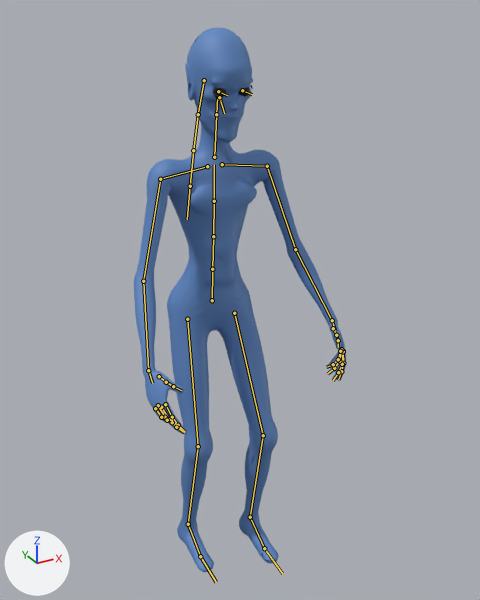
Before and after pictures for a commit that changed the glTF model characters/summer_faerie/model/summer_faerie.glb.
The view is the same before and after, from a 50 mm lens placed at (-0.901, -1.784, 1.91), pointed at (0.032, -0.087, 1.061). Every picture has the same lights, and +X, +Y and +Z are marked at lower left. The picture after the commit comes second. Both versions are drawn at frame 81 of the action 'idle'; the numbers are the values there. The bones that change, and the others that lie on the model, are drawn over the model as lines.

The first picture shows 'Body', 'Body_LOD1' and 1 more.
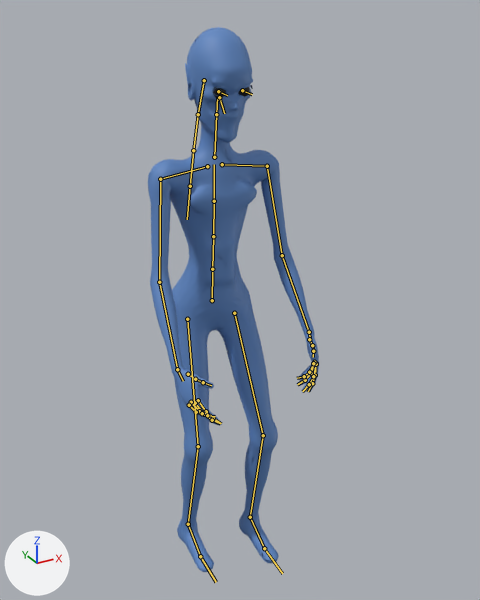
Boxes (x1, y1, x2, y2) around the edits, measured in the pictures (480 x 600 px):
'Body', posed (19% narrower)
    before: (134, 27, 346, 572)
    after: (148, 27, 319, 572)
'Body_LOD1', posed (20% narrower)
    before: (134, 28, 346, 572)
    after: (149, 28, 319, 572)
bone 'LeftUpperArm', root to tip
    before: (267, 166) to (295, 249)
    after: (267, 166) to (282, 255)
bone 'RightUpperArm', root to tip
    before: (160, 179) to (143, 281)
    after: (160, 179) to (159, 282)

The change, as a list of edits to the scene's bpy script:
```text
Change bone_leftupperarm:
    where bone_leftupperarm = bpy.data.objects['Armature'].pose.bones['LeftUpperArm']  # child of 'LeftShoulder'
    bone_leftupperarm.rotation_quaternion: (0.831, -0.55, -0.048, -0.069) -> (0.78, -0.621, -0.051, -0.067)  # degrees (-67, -9, -4) -> degrees (-77, -9, -2)
Change bone_rightupperarm:
    where bone_rightupperarm = bpy.data.objects['Armature'].pose.bones['RightUpperArm']  # child of 'RightShoulder'
    bone_rightupperarm.rotation_quaternion: (0.827, -0.547, 0.088, 0.095) -> (0.776, -0.617, 0.089, 0.097)  # degrees (-66, 14, 4) -> degrees (-77, 15, 2)
```
